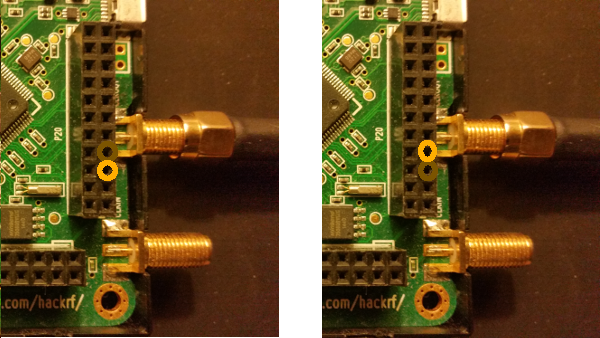
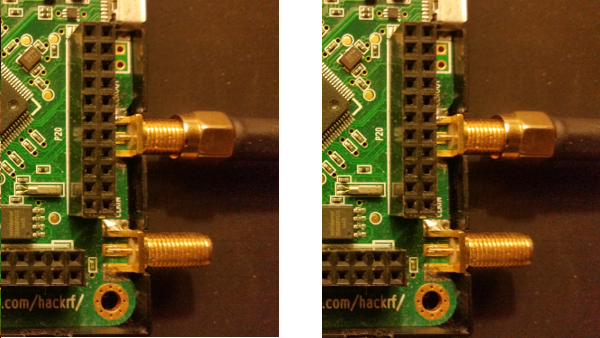
The second 600×338 image is a revision of the first. Changes to its layers:
painted on "20170218_223811.jpg" over [left=97, top=140, right=438, bottom=181]
